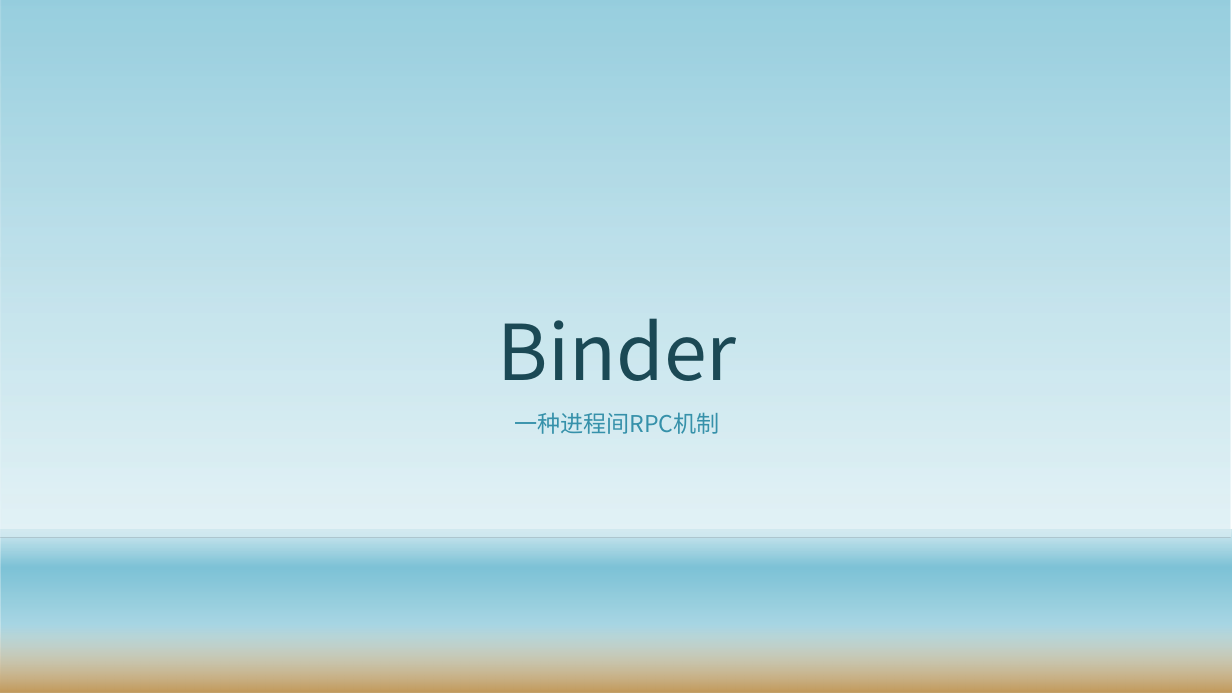
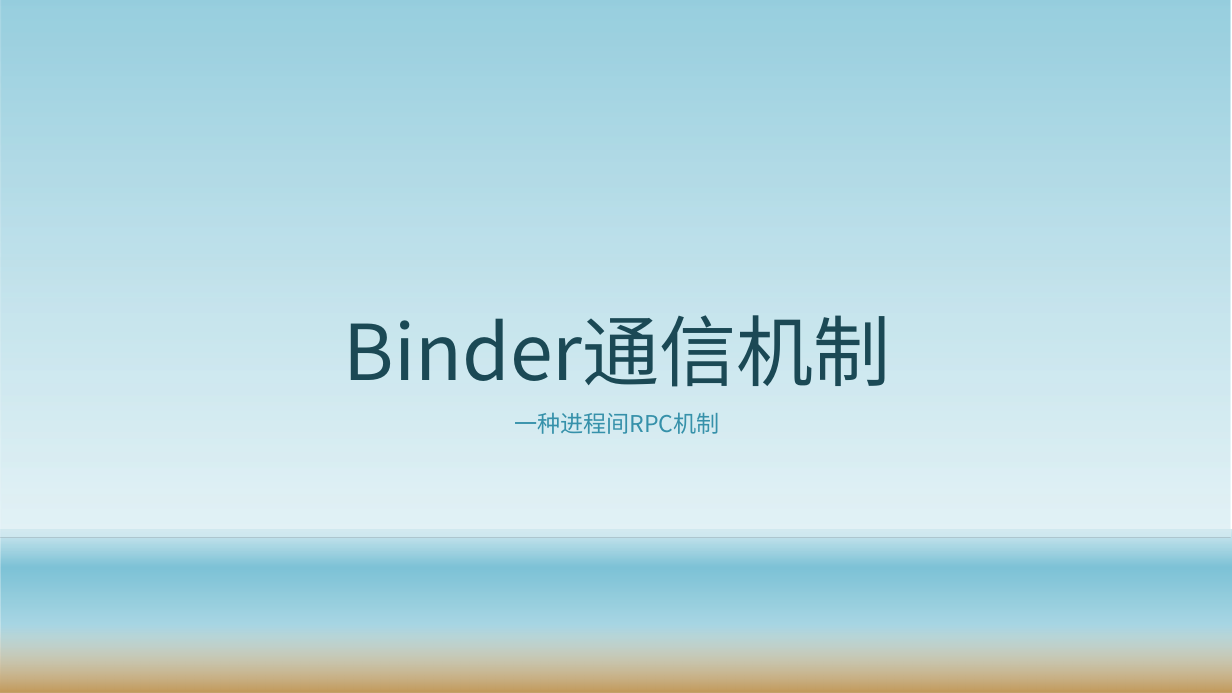
Before and after one commit to gaozhuo/binder-, a slide deck: slide 1 of 技术分享.pptx. Drawn at 1232x693 pixels with LibreOffice and Linux fonts; fonts in the diff are those of the drawing; background and template pictures are left out. Boxes give left, top, right and bottom in pixels: in the first picture for what was removed or moved away, otherwise in the second. Text is boxed around its words. In the diff, an @@ line names an element or a change of style, - is before the commit and + after.

```diff
--- a/技术分享.pptx
+++ b/技术分享.pptx
@@ title at box(344, 315, 891, 387): text changed @@
-Binder
+Binder通信机制
```
Also in this commit, not shown: 4 slides added, 1 other file.
